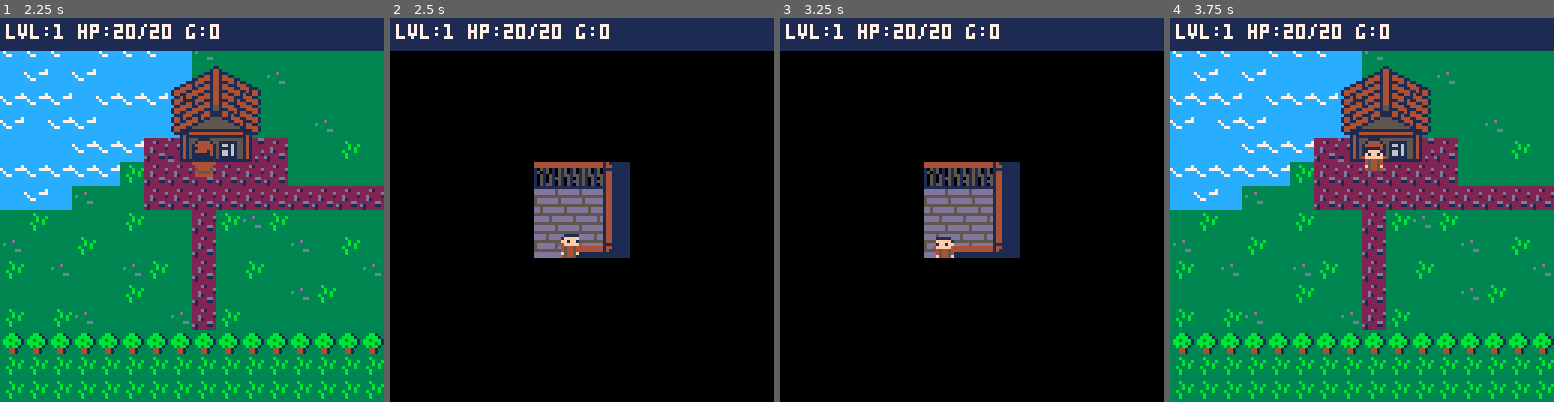
Above: before the commit, frames 1-4 (left to right).
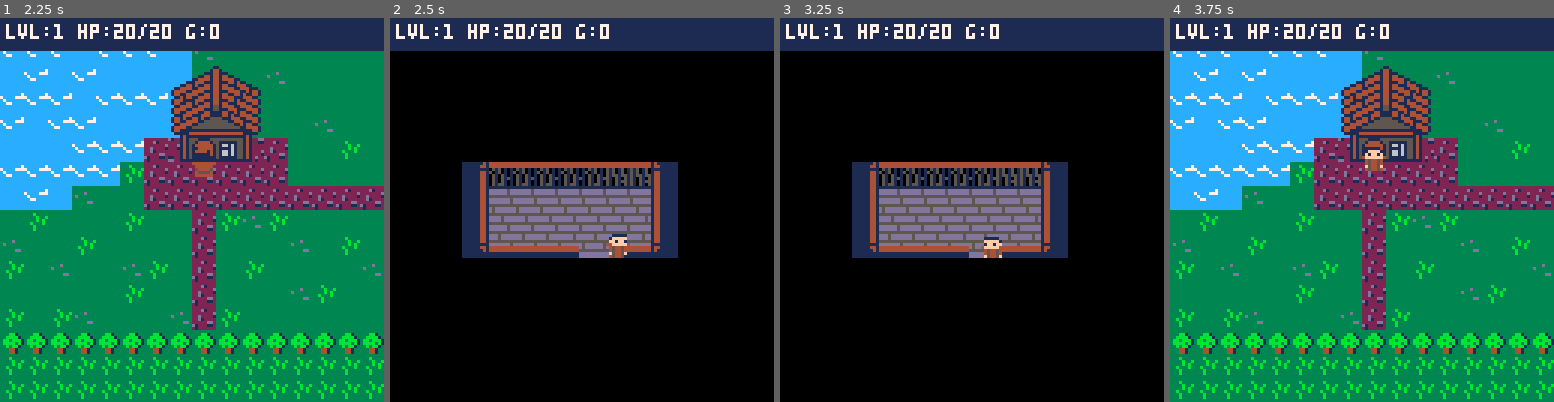
Above: after the commit, the same moments.

Repository: matthurtado/PicoRPG
Game: PICO-8 cartridge assets/base.p8
Same seed, same stepped clock (60 frames per second), same inputs: the game is played once before the commit and once after it.
Inputs:
- Up to frame 1 (2.25 s): tap X (X key) at 0.33, 1.07, 1.85 s; tap O (Z key) at 0.7, 1.7, 2.1 s; hold Right 1.6-2.1 s; hold Up from 2.15 s (still down)
- Up to frame 2 (2.5 s): release Up at 2.42 s; hold Right from 2.47 s (still down)
- Up to frame 3 (3.25 s): tap O (Z key) at 2.5, 2.9 s; tap X (X key) at 2.97 s; release Right at 3.03 s; hold Left from 3.08 s (still down)
- Up to frame 4 (3.75 s): tap O (Z key) at 3.3, 3.7 s; release Left at 3.58 s; hold Down from 3.63 s (still down)

Frame 1 is identical in both runs. In frame 2, 10% of the frame differs, in the area x 18-75%, y 37-63%; in frame 3, 10%; in frame 4, nothing differs.

Commit message:
Fixed house boundaries

Diff:
--- a/src/systems/doors.lua
+++ b/src/systems/doors.lua
@@ -2,5 +2,5 @@
 -- Add door mappings by mutating the tables created in bootstrap.
 
 -- Register your door tile(s) here:
-STATE.doors.by_tile[113] = {tx=125, ty=005, room={x=124, y=002, w=4, h=4}}  -- door sprite #113 -> interior (96,20)
+STATE.doors.by_tile[113] = {tx=125, ty=005, room={x=119, y=002, w=10, h=4}}  -- door sprite #113 -> interior (96,20)
 STATE.doors.by_tile[121] = {tx=008, ty=005}
